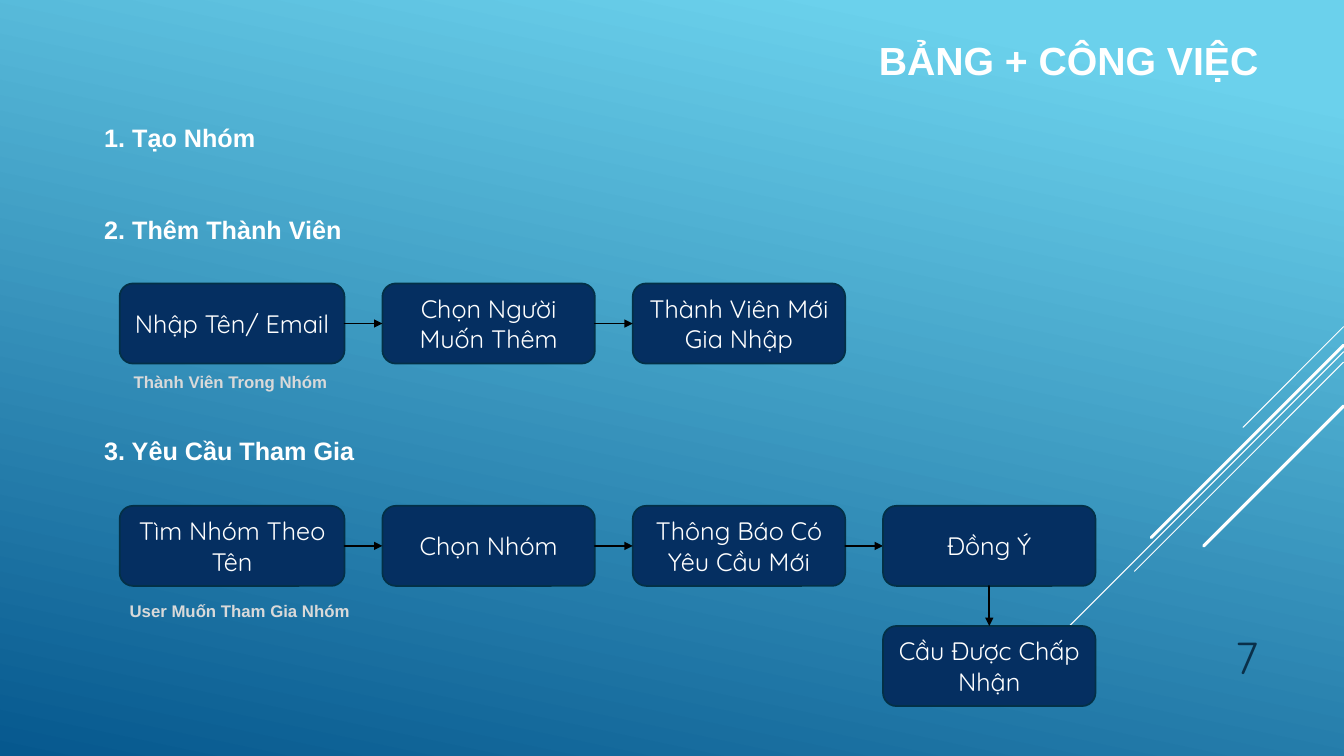
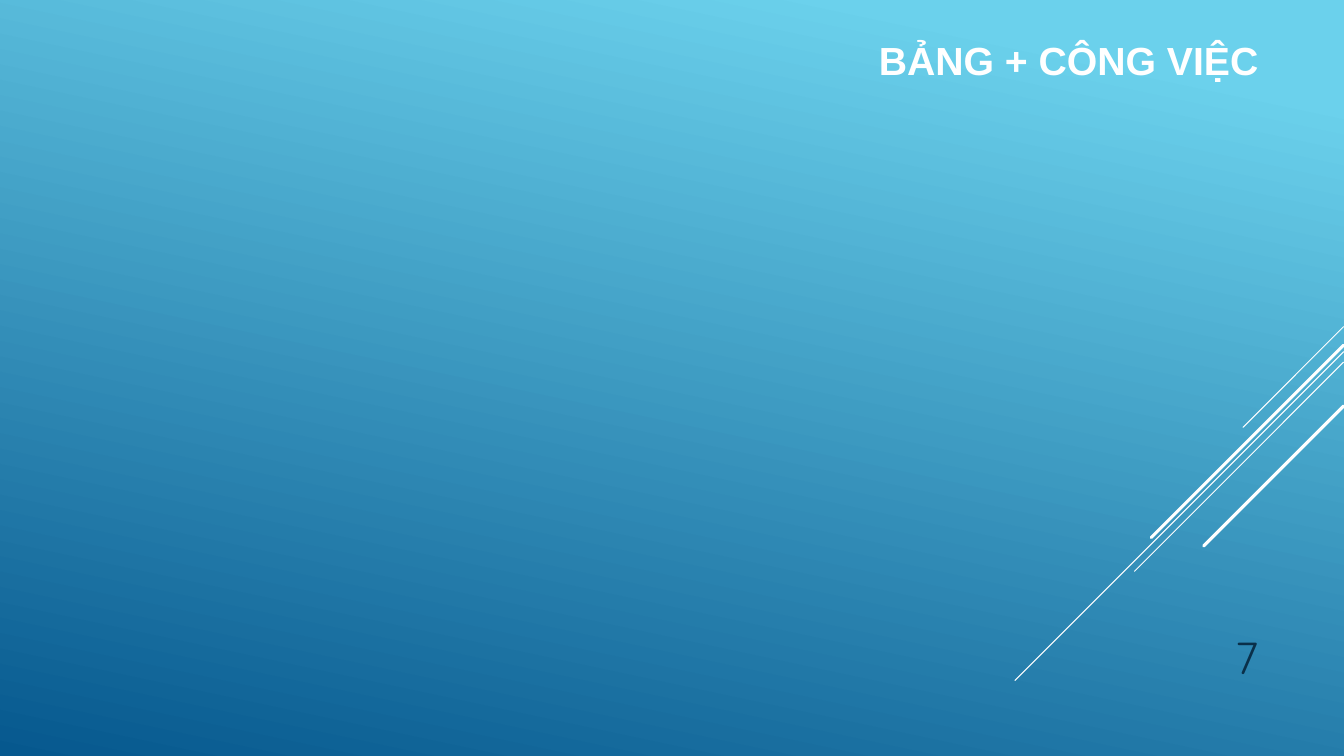
Before and after one commit to quangdat99/btl, a slide deck: slide 7 of Slide.pptx. Drawn at 1344x756 pixels with LibreOffice and Linux fonts; fonts in the diff are those of the drawing. Boxes give left, top, right and bottom in pixels: in the first picture for what was removed or moved away, otherwise in the second. Text is boxed around its words. In the diff, an @@ line names an element or a change of style, - is before the commit and + after.

```diff
--- a/Slide.pptx
+++ b/Slide.pptx
@@ text removed at (104,128,255,152) @@
-1. Tạo Nhóm
@@ text removed at (104,220,342,239) @@
-2. Thêm Thành Viên
@@ rounded rectangle removed at (120,283,345,363) @@
-Nhập Tên/ Email
@@ rounded rectangle removed at (382,283,595,363) @@
-Chọn Người Muốn Thêm
@@ rounded rectangle removed at (633,283,846,363) @@
-Thành Viên Mới Gia Nhập
@@ arrow removed from (345, 324) to (382, 324) @@
@@ arrow removed from (595, 324) to (633, 324) @@
@@ text removed at (134,375,328,392) @@
-Thành Viên Trong Nhóm
@@ text removed at (104,440,355,461) @@
-3. Yêu Cầu Tham Gia
@@ rounded rectangle removed at (120,506,345,586) @@
-Tìm Nhóm Theo Tên
@@ rounded rectangle removed at (382,506,595,586) @@
-Chọn Nhóm
@@ rounded rectangle removed at (633,506,846,586) @@
-Thông Báo Có Yêu Cầu Mới
@@ rounded rectangle removed at (883,506,1096,586) @@
-Đồng Ý
@@ arrow removed from (345, 546) to (382, 546) @@
@@ arrow removed from (595, 546) to (633, 546) @@
@@ arrow removed from (846, 546) to (883, 546) @@
@@ arrow removed from (989, 586) to (989, 626) @@
@@ text removed at (130,604,350,617) @@
-User Muốn Tham Gia Nhóm
@@ rounded rectangle removed at (883,626,1096,706) @@
-Cầu Được Chấp Nhận
```
Also in this commit, not shown: 1 other slide changed, 19 other files.
